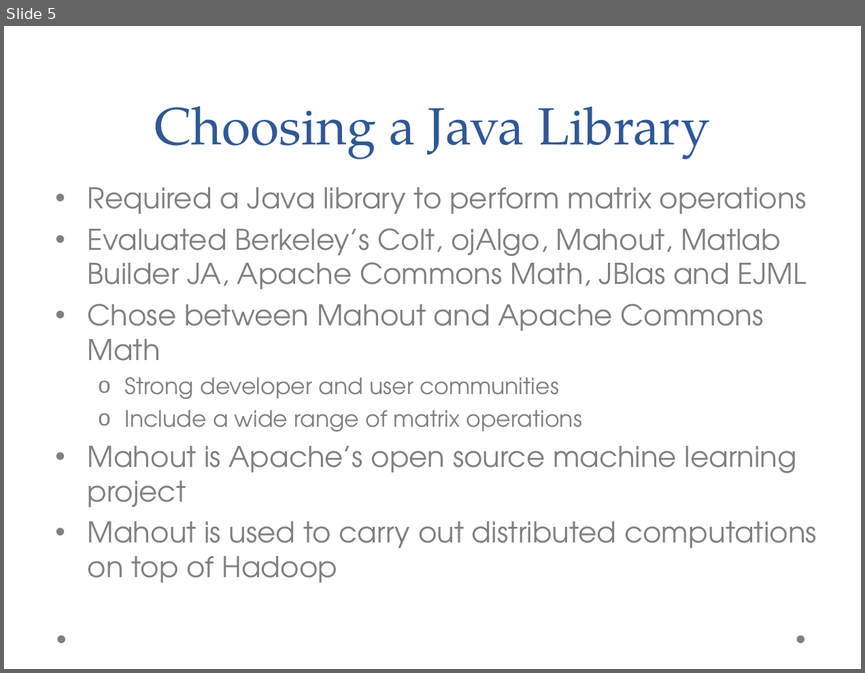
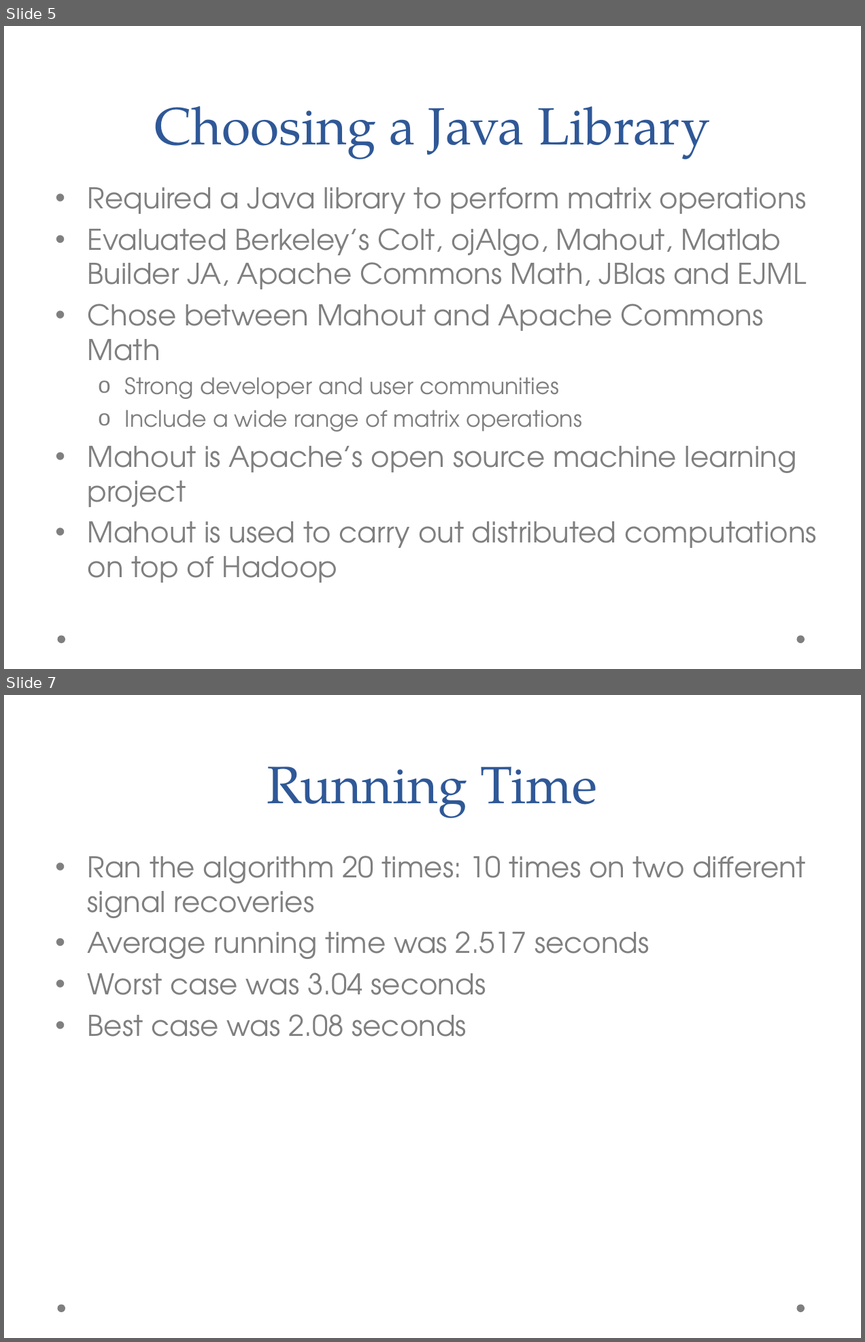
Before and after one commit to jasonrhalpern/CompressiveSensing, a slide deck: docs/presentation/midterm_presentation.ppt. Shown one above the other, each under a label of ours: slide 5 before the commit, slides 5 and 7 after it; the slides between them are not shown. The pictures are 865x673 and 865x1342 pixels, drawn with LibreOffice and Linux fonts; fonts in the diff are those of the drawing; background and template pictures are left out. Boxes give left, top, right and bottom in pixels: in the first picture for what was removed or moved away, otherwise in the second. Text is boxed around its words. In the diff, an @@ line names an element or a change of style, - is before the commit and + after.

```diff
--- a/docs/presentation/midterm_presentation.ppt
+++ b/docs/presentation/midterm_presentation.ppt
@@ slide 7 added at (4, 695, 861, 1338), background picture (left out); not listed: 2 template elements that a slide beside it also shows @@
@@ title added at (267, 766, 597, 818), 44 pt, text #2F5897 @@
+Running Time
@@ text added at (88, 855, 806, 1036), 24 pt, text #7F7F7F @@
+• Ran the algorithm 20 times: 10 times on two different signal recoveries
+• Average running time was 2.517 seconds
+• Worst case was 3.04 seconds
+• Best case was 2.08 seconds
```
Also in this commit, not shown: 3 slides changed, 5 other files.
